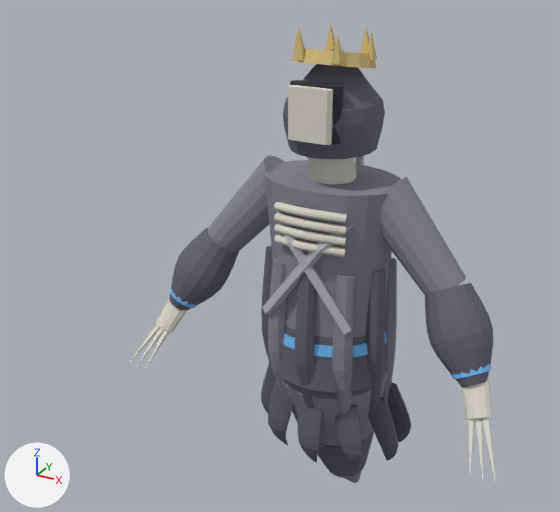
An edit to the Blender file art/creator/spectre/spectre.blend, drawn before and after from the same camera.
Before and after are seen from a camera (50 mm lens) standing at (1.07, -2.31, 2.39) and looking at (-0.14, -0.12, 1.3). Every picture has the same lights, and +X, +Y and +Z are marked at lower left. The picture after the commit comes second.

In view in the first picture: 'part.face.mask', 'part.head.crown', 'part.shoulders.chains', 'spectre.001' and 2 more.
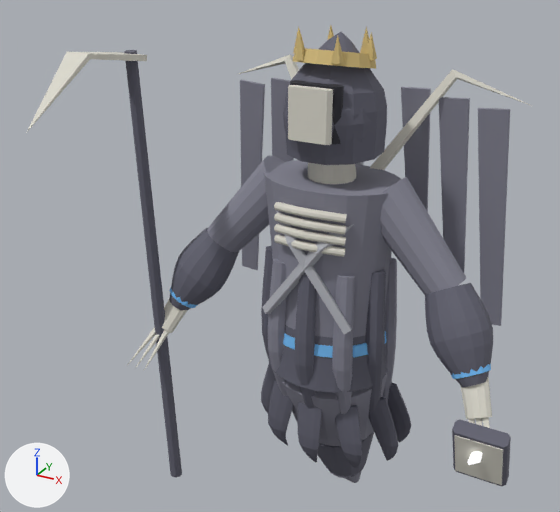
Where the change shows, as pixel boxes (x1, y1, x2, y2) in the pictures (560 x 512 px):
'part.back.wings', added: after (239, 54, 532, 326)
    faces in mat_cloth: (240, 78, 510, 326)
    faces in mat_skin: (239, 54, 532, 170)
'part.weapon.scythe', added: after (26, 50, 182, 477)
    faces in mat_cloth: (124, 50, 182, 477)
    faces in mat_metal: (26, 52, 147, 133)
'part.head.cowl', added: after (285, 32, 387, 165)
'part.offhand.tome', added: after (452, 419, 511, 486)
    faces in mat_skin: (454, 435, 503, 485)
    faces in mat_cloth: (452, 419, 511, 486)
    faces in mat_emissive: (468, 451, 483, 465)

Patch to the scene script:
```diff
--- a/art/creator/spectre/spectre.blend.py
+++ b/art/creator/spectre/spectre.blend.py
@@ me_part_back_wings @@
+me_part_back_wings.from_pydata(...)  # 66 vertices, 54 faces; spans x -0.578..0.578, y 0.137..0.32, z 0.99..1.924
+# faces by material slot: [18, 36]
+me_part_back_wings.materials.append(mat_skin)
+me_part_back_wings.materials.append(mat_cloth)
@@ me_part_head_cowl @@
+me_part_head_cowl.from_pydata(...)  # 97 vertices, 97 faces; spans x -0.167..0.167, y -0.157..0.176, z 1.663..2.053
+me_part_head_cowl.materials.append(mat_cloth)
@@ me_part_offhand_tome @@
+me_part_offhand_tome.from_pydata(...)  # 32 vertices, 22 faces; spans x 0.586..0.754, y -0.363..-0.238, z 0.763..0.978
+# faces by material slot: [6, 10, 6]
+me_part_offhand_tome.materials.append(mat_skin)
+me_part_offhand_tome.materials.append(mat_cloth)
+me_part_offhand_tome.materials.append(mat_emissive)
@@ me_part_weapon_scythe @@
+me_part_weapon_scythe.from_pydata(...)  # 54 vertices, 47 faces; spans x -0.72..-0.6, y -0.71..-0.14, z 0.19..2.0
+# faces by material slot: [38, 9]
+me_part_weapon_scythe.materials.append(mat_cloth)
+me_part_weapon_scythe.materials.append(mat_metal)
@@ ob_part_back_wings @@
+ob_part_back_wings = bpy.data.objects.new('part.back.wings', me_part_back_wings)
+ob_part_back_wings.location = (0.0, 0.0, 0.0)
@@ ob_part_head_cowl @@
+ob_part_head_cowl = bpy.data.objects.new('part.head.cowl', me_part_head_cowl)
+ob_part_head_cowl.location = (0.0, 0.0, 0.0)
@@ ob_part_offhand_tome @@
+ob_part_offhand_tome = bpy.data.objects.new('part.offhand.tome', me_part_offhand_tome)
+ob_part_offhand_tome.location = (0.0, 0.0, 0.0)
@@ ob_part_weapon_scythe @@
+ob_part_weapon_scythe = bpy.data.objects.new('part.weapon.scythe', me_part_weapon_scythe)
+ob_part_weapon_scythe.location = (0.0, 0.0, 0.0)
```
